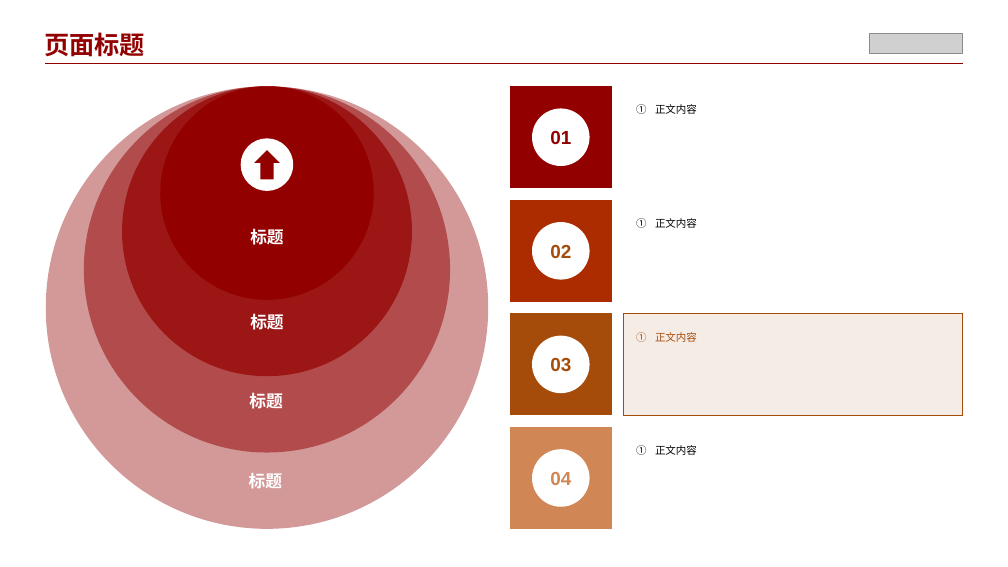
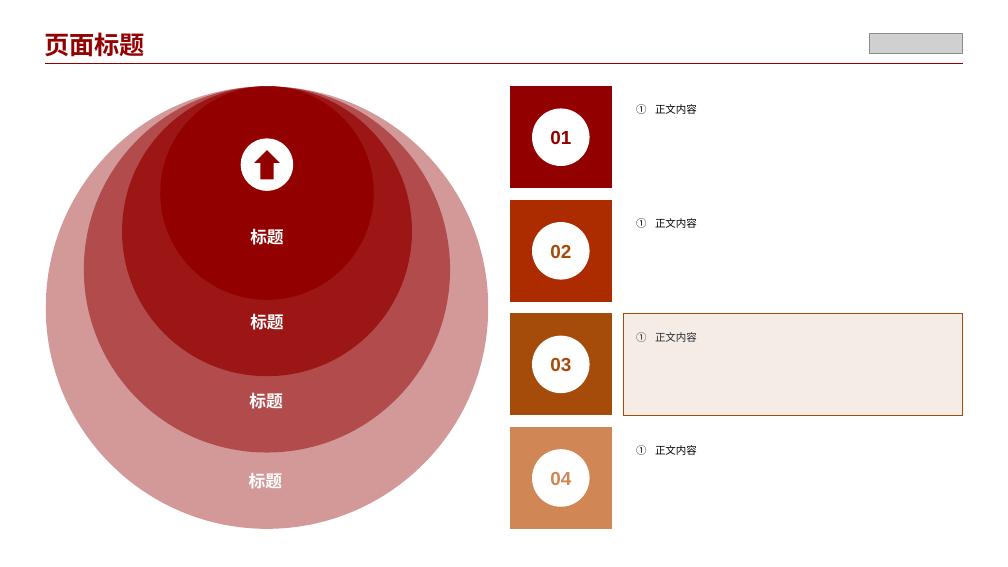
Before and after one commit to camillechi2018/Epoint-Presentaion-KnowledgeBase, a slide deck: slide 1 of layouts/content-blue-181/ready-red.pptx. Drawn at 1008x567 pixels with LibreOffice and Linux fonts; fonts in the diff are those of the drawing; grey boxes stand for pictures. Boxes give left, top, right and bottom in pixels: in the first picture for what was removed or moved away, otherwise in the second. Text is boxed around its words. In the diff, an @@ line names an element or a change of style, - is before the commit and + after.

```diff
--- a/layouts/content-blue-181/ready-red.pptx
+++ b/layouts/content-blue-181/ready-red.pptx
@@ text "正文内容" at <box>655,332,697,342</box>: text colour #A64C0A to #24292F @@
```
Also in this commit, not shown: 6 other files.
